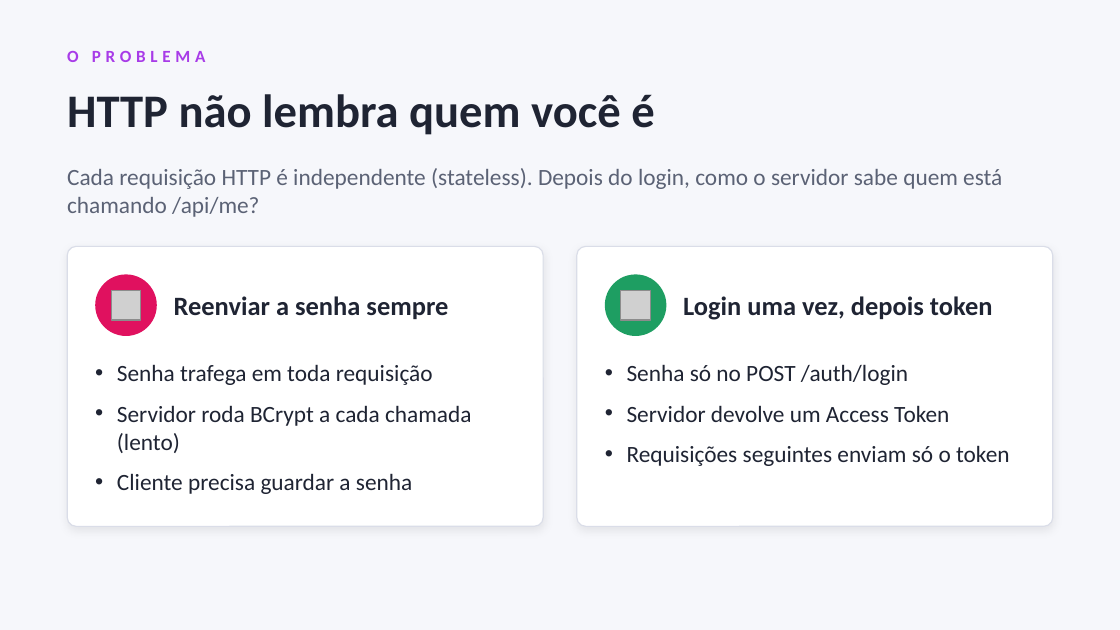
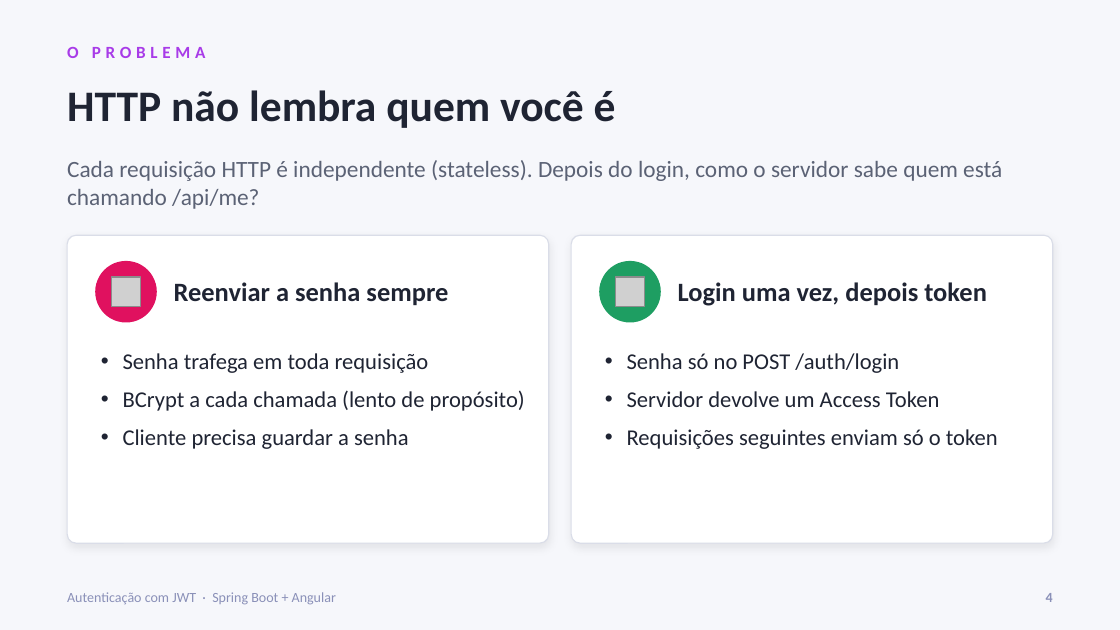
Before and after one commit to YloBittencourt/projeto-autenticacao, a slide deck: slide 4 of docs/apresentacao-jwt.pptx (slide 3 before the commit). Drawn at 1120x630 pixels with LibreOffice and Linux fonts; fonts in the diff are those of the drawing; grey boxes stand for pictures. Boxes give left, top, right and bottom in pixels: in the first picture for what was removed or moved away, otherwise in the second. Text is boxed around its words. In the diff, an @@ line names an element or a change of style, - is before the commit and + after.

```diff
--- a/docs/apresentacao-jwt.pptx
+++ b/docs/apresentacao-jwt.pptx
@@ text "O PROBLEMA": place and size @@
-text "O PROBLEMA" at bbox=[67, 51, 205, 62]
+text "O PROBLEMA" at bbox=[67, 47, 205, 58]
@@ text "HTTP não lembra quem você ..." at bbox=[67, 90, 616, 128]: size 30 to 28 pt @@
@@ text "Cada requisição HTTP é independente ...": place and size @@
-text "Cada requisição HTTP é independente ..." at bbox=[67, 168, 1002, 217]
+text "Cada requisição HTTP é independente ..." at bbox=[67, 160, 1002, 209]
@@ rounded rectangle: place and size @@
-rounded rectangle at bbox=[67, 246, 543, 526]
+rounded rectangle at bbox=[67, 235, 549, 543]
@@ rounded rectangle at bbox=[67, 235, 549, 543]: proportions changed @@
@@ rounded rectangle at bbox=[571, 235, 1053, 543]: proportions changed @@
@@ rounded rectangle: place and size @@
-rounded rectangle at bbox=[577, 246, 1053, 526]
+rounded rectangle at bbox=[571, 235, 1053, 543]
@@ ellipse: place and size @@
-ellipse at bbox=[95, 274, 157, 336]
+ellipse at bbox=[95, 261, 157, 323]
@@ text "Reenviar a senha sempre": place and size @@
-text "Reenviar a senha sempre" at bbox=[174, 296, 448, 319]
+text "Reenviar a senha sempre" at bbox=[174, 282, 448, 305]
@@ ellipse: place and size @@
-ellipse at bbox=[605, 274, 666, 336]
+ellipse at bbox=[599, 261, 661, 323]
@@ text "Login uma vez, depois token": place and size @@
-text "Login uma vez, depois token" at bbox=[683, 296, 993, 320]
+text "Login uma vez, depois token" at bbox=[678, 282, 987, 306]
@@ picture: place and size @@
-picture at bbox=[111, 290, 140, 319]
+picture at bbox=[111, 277, 140, 306]
@@ picture: place and size @@
-picture at bbox=[620, 290, 650, 319]
+picture at bbox=[615, 277, 644, 306]
@@ text "Senha trafega em toda requisição": place and size @@
-text "Senha trafega em toda requisição" at bbox=[117, 364, 471, 494]
+text "Senha trafega em toda requisição" at bbox=[123, 353, 525, 449]
@@ text at bbox=[123, 353, 429, 449]: size 15 to 14.5 pt in "Senha trafega em toda requisição", "Cliente precisa guardar a senha"; less space between paragraphs @@
@@ text "Senha só no POST /auth/login": place and size @@
-text "Senha só no POST /auth/login" at bbox=[627, 364, 1010, 466]
+text "Senha só no POST /auth/login" at bbox=[627, 353, 998, 449]
@@ text "Senha só no POST /auth/login" at bbox=[627, 353, 998, 449]: size 15 to 14.5 pt; less space between paragraphs @@
@@ text at bbox=[123, 390, 525, 411]: text changed; size 15 to 14.5 pt @@
-• Servidor roda BCrypt a cada chamada (lento)
+• BCrypt a cada chamada (lento de propósito)
@@ text added at bbox=[67, 592, 336, 604], 9 pt, text #8A90B8 @@
+Autenticação com JWT · Spring Boot + Angular
@@ text added at bbox=[1046, 593, 1053, 602], 9 pt, text #8A90B8, bold @@
+4
```
Also in this commit, not shown: 17 other slides changed, 11 slides added, 1 slide removed.
